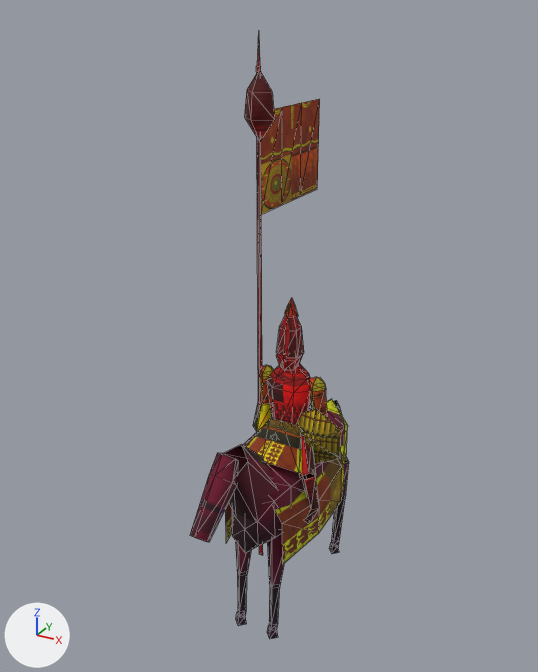
The glTF model ordo/assets/models/units/kip_sayisker_banner_lod1.glb as it was, and as the next commit left it.
The view is the same before and after, from a camera (50 mm lens) standing at (2.36, -4.66, 4.71) and looking at (-0.12, -0.15, 2.46). Every picture has the same lights, and +X, +Y and +Z are marked at lower left. The picture after the commit comes second. Mesh edges are drawn as thin lines. Vertices at exactly the same position are counted once.

The first picture shows 'kip_sayisker_banner_lod1'.
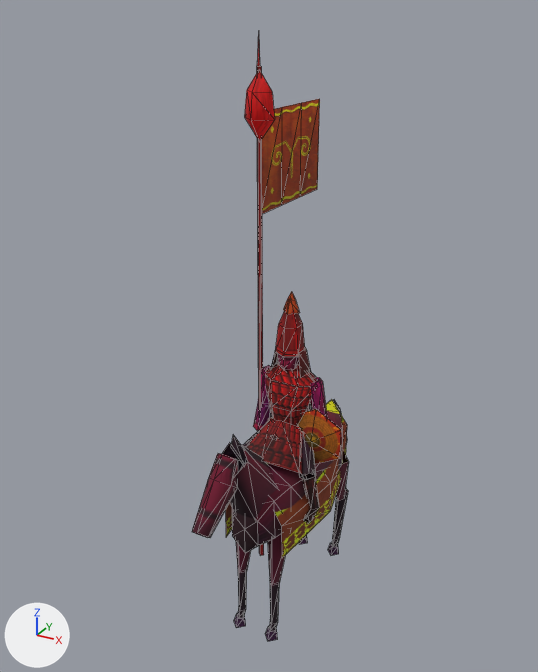
What differs and where, as boxes (x1, y1, x2, y2) in the pictures (538 x 672 px; the box of a moved part takes in the faces that stretch with it):
'kip_sayisker_banner_lod1', reshaped
    before: (190, 35, 349, 639)
    after: (192, 35, 349, 641)
part 1 of me_kip_sayisker_banner_lod1, moved or reshaped
    before: (267, 626, 278, 639)
    after: (265, 626, 278, 641)
part 2 of me_kip_sayisker_banner_lod1, moved or reshaped
    before: (236, 613, 247, 626)
    after: (234, 613, 246, 628)
part 3 of me_kip_sayisker_banner_lod1, moved or reshaped
    before: (309, 386, 327, 417)
    after: (333, 399, 341, 413)
part 4 of me_kip_sayisker_banner_lod1, moved or reshaped
    before: (276, 312, 304, 358)
    after: (275, 309, 305, 357)
part 5 of me_kip_sayisker_banner_lod1, moved or reshaped
    before: (284, 297, 298, 317)
    after: (283, 291, 300, 314)
part 6 of me_kip_sayisker_banner_lod1, rebuilt
    before: (276, 353, 303, 370)
    after: (278, 354, 299, 371)
part 7 of me_kip_sayisker_banner_lod1, rebuilt
    before: (331, 499, 345, 546)
    after: (332, 487, 348, 547)
part 8 of me_kip_sayisker_banner_lod1, rebuilt (7% taller)
    before: (253, 403, 272, 432)
    after: (253, 400, 271, 431)
part 9 of me_kip_sayisker_banner_lod1, rebuilt
    before: (260, 373, 270, 404)
    after: (258, 365, 271, 404)
part 10 of me_kip_sayisker_banner_lod1, added (red)
    after: (310, 377, 327, 417)
part 11 of me_kip_sayisker_banner_lod1, moved or reshaped
    before: (190, 43, 349, 630)
    after: (192, 66, 349, 631)
part 12 of me_kip_sayisker_banner_lod1, surface changed
    both: (243, 39, 347, 524)

Patch to the scene script:
```diff
--- a/ordo/assets/models/units/kip_sayisker_banner_lod1.glb.py
+++ b/ordo/assets/models/units/kip_sayisker_banner_lod1.glb.py
@@ me_kip_sayisker_banner_lod1 @@
 # used by ob_kip_sayisker_banner_lod1; location = (0.0, 0.0, 0.0)
-me_kip_sayisker_banner_lod1.from_pydata(...)  # 469 vertices, 577 faces; spans x -0.38..0.47, y -1.39..1.09, z 0.0..4.58
+me_kip_sayisker_banner_lod1.from_pydata(...)  # 500 vertices, 605 faces; spans x -0.38..0.47, y -1.36..1.1, z 0.0..4.58
+# me_kip_sayisker_banner_lod1 part 1: the loose piece of 8 vertices spanning x 0.1..0.2, y -0.63..-0.53, z 0.0..0.08 is turned -6.7 degrees about the x axis through its middle and scaled by 1.04, then moved by (0.0, -0.01, 0.0)
+# me_kip_sayisker_banner_lod1 part 2: the loose piece of 8 vertices spanning x -0.2..-0.1, y -0.63..-0.53, z 0.0..0.08 is turned -6.7 degrees about the x axis through its middle and scaled by 1.04, then moved by (0.0, -0.01, 0.0)
+# me_kip_sayisker_banner_lod1 part 3: the loose piece of 8 vertices spanning x 0.14..0.31, y -0.09..0.08, z 1.78..2.08 is multiplied about its middle by the matrix ((0.0, -0.628, -0.056), (0.535, 0.03, -0.334), (0.335, -0.048, 0.533)), then moved by (-0.22, 0.88, -0.56)
+# me_kip_sayisker_banner_lod1 part 4: the loose piece of 15 vertices spanning x -0.09..0.09, y -0.14..0.07, z 2.3..2.71 is scaled about its middle by (1.08, 1.08, 1.07), then moved by (0.0, 0.0, 0.03)
+# me_kip_sayisker_banner_lod1 part 5: the loose piece of 11 vertices spanning x -0.06..0.06, y -0.08..0.04, z 2.61..2.75 is moved by (0.0, 0.0, 0.04)
+# me_kip_sayisker_banner_lod1 part 6: the loose piece of 22 vertices spanning x -0.08..0.08, y -0.15..0.08, z 2.16..2.37 is rebuilt with 14 vertices and now spans x -0.09..0.09, y -0.14..0.09, z 2.15..2.36
+# me_kip_sayisker_banner_lod1 part 7: the loose piece of 12 vertices spanning x 0.12..0.22, y 0.59..0.75, z 0.07..0.6 is rebuilt with 12 vertices and now spans x 0.11..0.22, y 0.58..0.81, z 0.05..0.63
+# me_kip_sayisker_banner_lod1 part 8: the loose piece of 8 vertices spanning x -0.34..-0.18, y -0.11..0.08, z 1.54..1.8 is rebuilt with 10 vertices and now spans x -0.33..-0.19, y -0.09..0.06, z 1.54..1.8
+# me_kip_sayisker_banner_lod1 part 9: the loose piece of 8 vertices spanning x -0.31..-0.14, y -0.09..0.08, z 1.78..2.08 is rebuilt with 15 vertices and now spans x -0.3..-0.14, y -0.08..0.06, z 1.77..2.12
+# me_kip_sayisker_banner_lod1 part 10: a new loose piece of 15 vertices spanning x 0.14..0.3, y -0.08..0.06, z 1.77..2.12, in mat_kipchak_units
+# me_kip_sayisker_banner_lod1 part 11: 61 vertices moved from x -0.33..0.33, y -1.13..0.83, z 0.5..2.21 to x -0.33..0.33, y -1.14..0.83, z 0.53..2.22; 85 vertices removed from x -0.34..0.34, y -1.39..0.67, z 0.0..4.36; 97 vertices added at x -0.29..0.29, y -1.36..1.1, z 0.0..4.36
+# me_kip_sayisker_banner_lod1 part 12: 193 kept faces spanning x -0.38..0.47, y -0.49..0.94, z 0.8..4.58 get new texture (UV) coordinates
+# other edits to the shape of me_kip_sayisker_banner_lod1 do not show in these pictures
 me_kip_sayisker_banner_lod1.materials.append(mat_kipchak_units)
```
